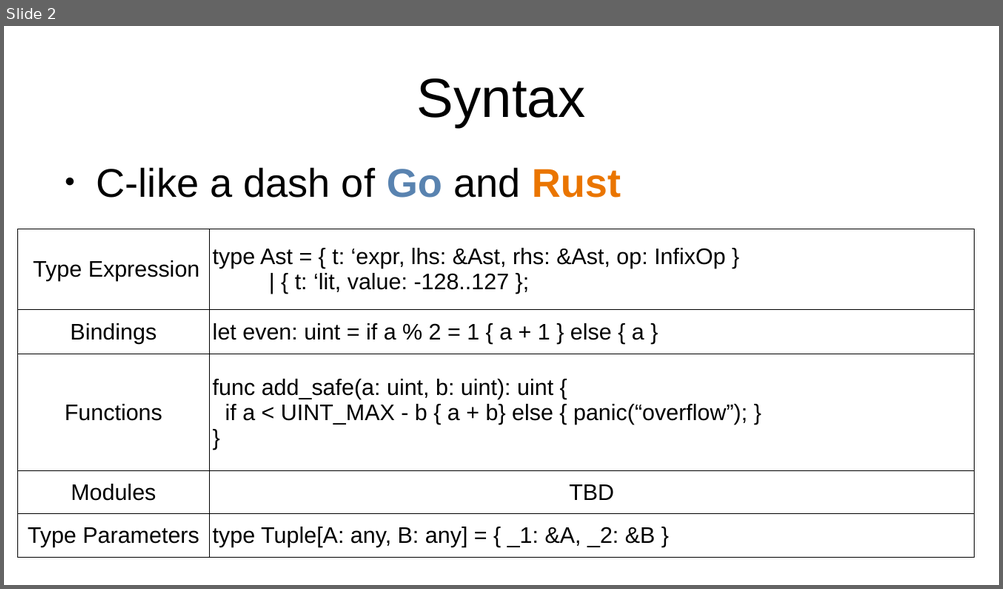
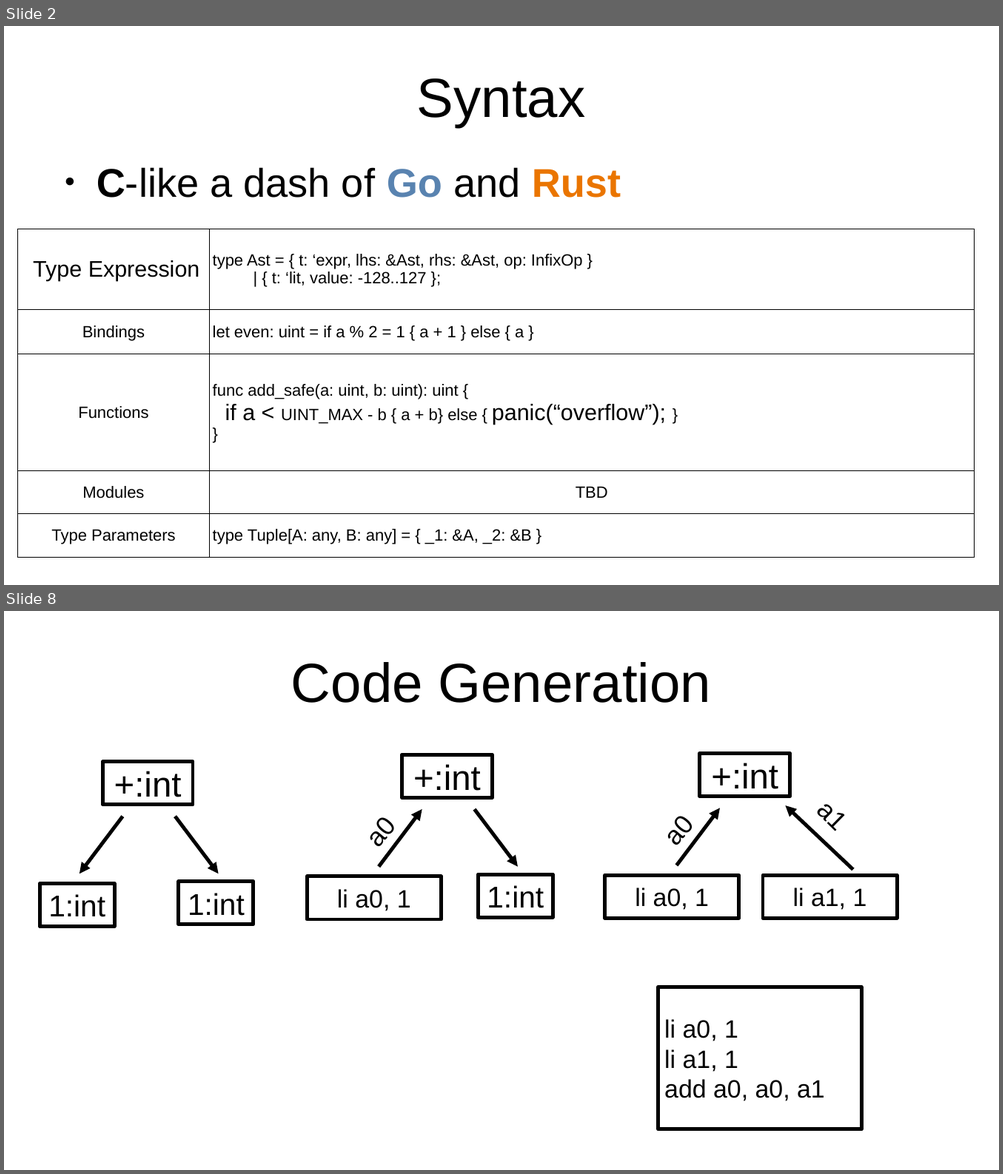
Before and after one commit to ishehadeh/smp, a slide deck: report/Slides.odp. Shown one above the other, each under a label of ours: slide 2 before the commit, slides 2 and 8 after it; the slides between them are not shown. The pictures are 1003x589 and 1003x1174 pixels, drawn with LibreOffice and Linux fonts; fonts in the diff are those of the drawing. Boxes give left, top, right and bottom in pixels: in the first picture for what was removed or moved away, otherwise in the second. Text is boxed around its words. In the diff, an @@ line names an element or a change of style, - is before the commit and + after.

```diff
--- a/report/Slides.odp
+++ b/report/Slides.odp
@@ slide 8 added at <box>4,611,999,1170</box>, background #FFFFFF @@
@@ title added at <box>291,662,711,703</box>, 44 pt, text #000000 @@
+Code Generation
@@ group added at <box>605,754,897,919</box>: 3 rectangles, 2 arrows, 2 texts @@
++:int
+li a0, 1
+a0
+li a1, 1
+a1
@@ group added at <box>307,755,553,920</box>: 3 rectangles, 2 arrows, 1 text @@
++:int
+li a0, 1
+1:int
+a0
@@ group added at <box>40,762,254,927</box>: 3 rectangles, 2 arrows @@
++:int
+1:int
+1:int
@@ rectangle added at <box>658,988,862,1130</box>, outline #000000 2.89 pt, 20 pt, text #000000 @@
+li a0, 1
+li a1, 1
+add a0, a0, a1
@@ slide 2 changed as well @@
@@ text "C-like a dash of Go ..." at <box>96,167,620,198</box>: bold on in "C-like" @@
@@ table at <box>19,229,975,557</box> @@
@@ size 18 to 13 pt in "type Ast = { t: ‘expr, lhs: ...", "| { t: ‘lit, value: -128..127 };", "Bindings", "let even: uint = if a % ..." and 8 more places @@
```
Also in this commit, not shown: 1 other slide changed, 8 other slides added, 1 slide removed.
